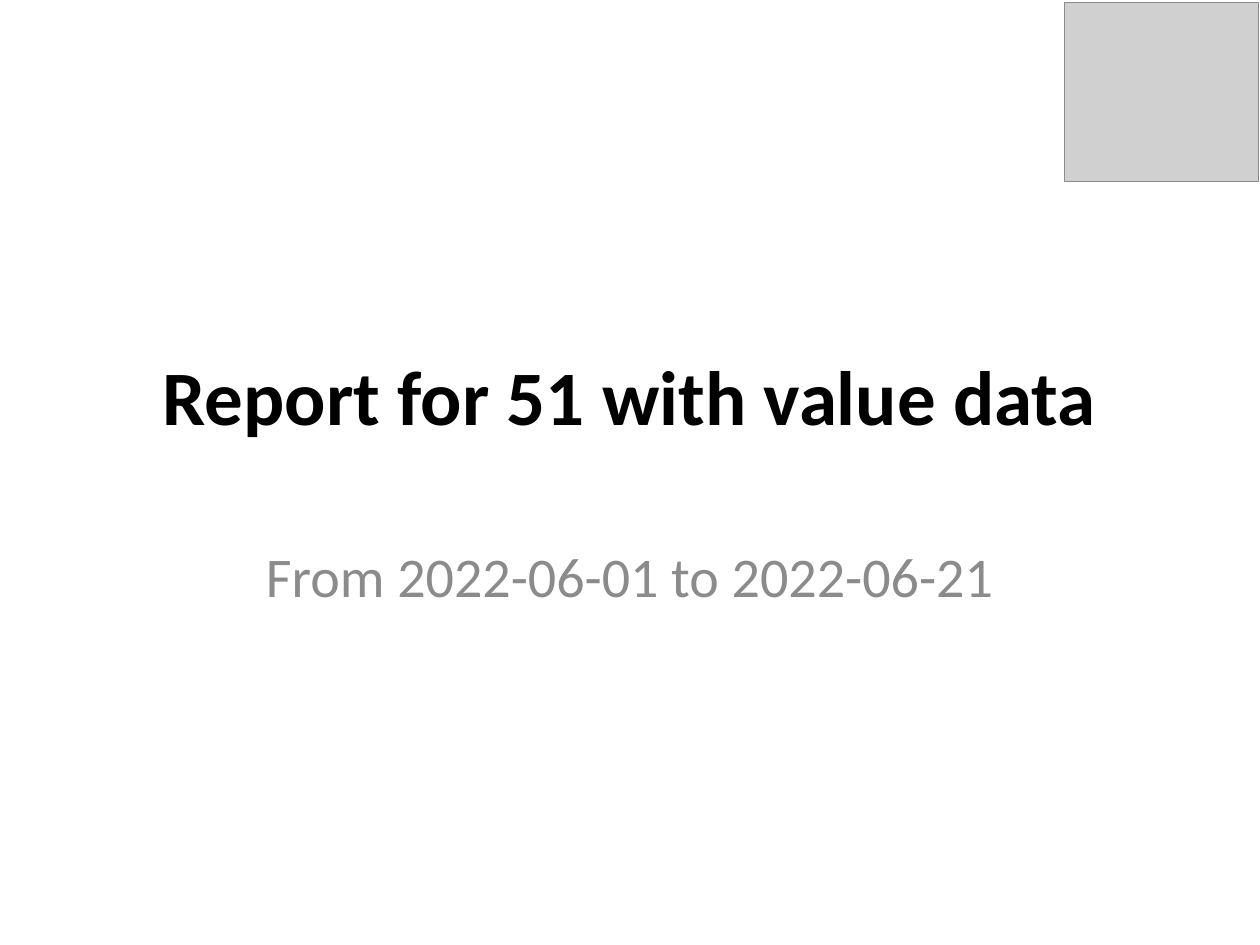
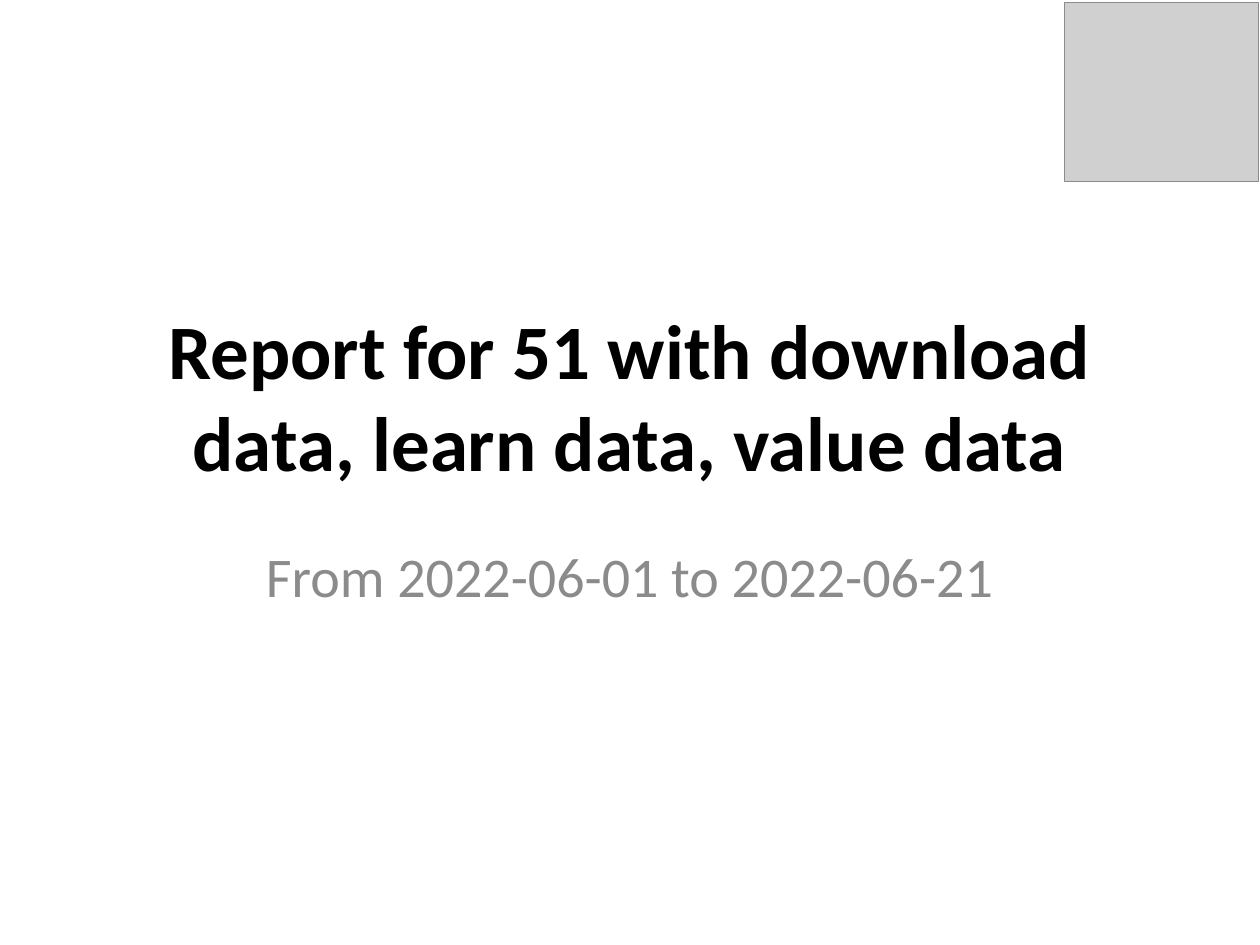
Before and after one commit to taranag/CodeProjects, a slide deck: slide 1 of FlaskApp/generated/Company51ByLevelFrom2022-06-01To2022-06-21.pptx. Drawn at 1260x945 pixels with LibreOffice and Linux fonts; fonts in the diff are those of the drawing; grey boxes stand for pictures. Boxes give left, top, right and bottom in pixels: in the first picture for what was removed or moved away, otherwise in the second. Text is boxed around its words. In the diff, an @@ line names an element or a change of style, - is before the commit and + after.

```diff
--- a/FlaskApp/generated/Company51ByLevelFrom2022-06-01To2022-06-21.pptx
+++ b/FlaskApp/generated/Company51ByLevelFrom2022-06-01To2022-06-21.pptx
@@ title at [168,325,1090,482]: text changed @@
-Report for 51 with value data
+Report for 51 with download data, learn data, value data
```
Also in this commit, not shown: 3 other slides changed, 5 slides added, 6 slides removed, 12 other files.
